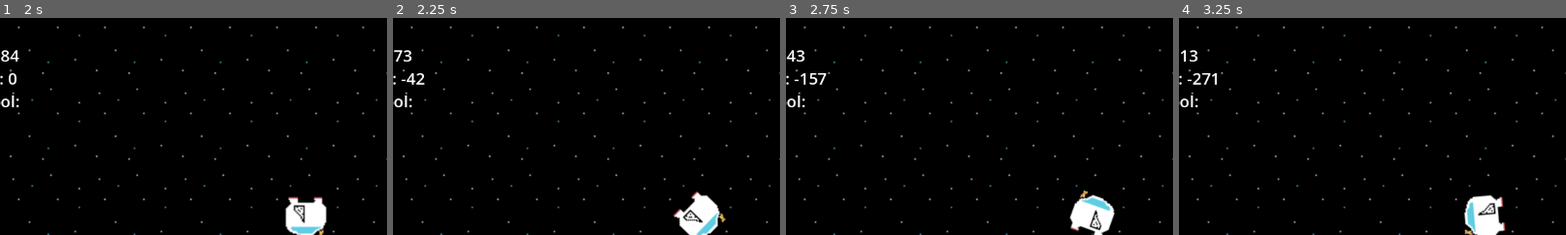
Above: before the commit, frames 1-4 (left to right).
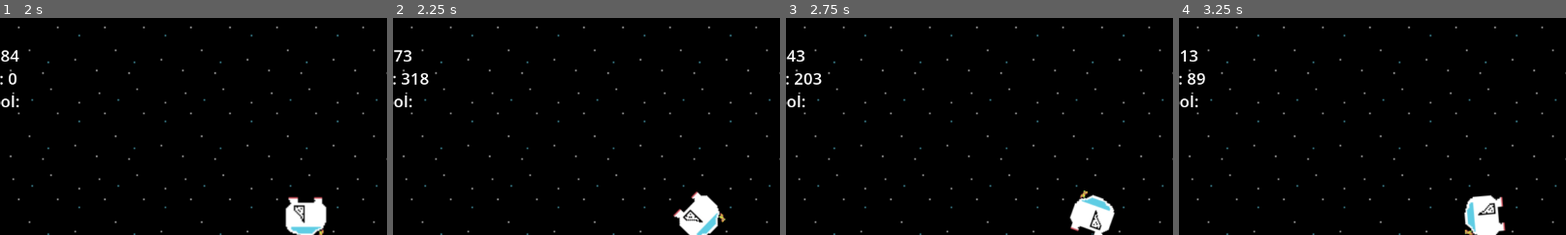
Above: after the commit, the same moments.

Repository: bingecraft-net/sandbox
Game: Godot game, scene res://node_2d.tscn
The game is run twice, just before and just after one commit, with the same random seed, the same clock (stepped at 60 frames per second) and the same inputs.
Inputs:
- Up to frame 1 (2 s): tap Enter at 0.5 s; hold Up (ui_up) from 0.53 s (still down)
- Up to frame 2 (2.25 s): release Up (ui_up) at 2.03 s; hold Left (ui_left) from 2.03 s (still down)
- Up to frame 3 (2.75 s): keep holding Left (ui_left)
- Up to frame 4 (3.25 s): keep holding Left (ui_left)
The pictures show only the part of the screen within x 11-60%, y 4-54%; the shares and areas given below are measured in that part.

Frame 1 is identical in both runs. In frame 2, 0.3% of the frame differs, in the area x 2-10%, y 25-31%; in frame 3, 0.3%, in the area x 2-11%, y 25-31%; in frame 4, 0.3%.

Commit message:
clamp ship heading

Diff:
--- a/rigid_body_2d.gd
+++ b/rigid_body_2d.gd
@@ -27,3 +27,7 @@
 
 	var h = Input.get_axis("ui_left", "ui_right")
 	$TileMapLayer.rotation += h * delta * steer
+	if $TileMapLayer.rotation > 2 * PI:
+		$TileMapLayer.rotation -= 2 * PI
+	elif $TileMapLayer.rotation < 0 :
+		$TileMapLayer.rotation += 2 * PI
